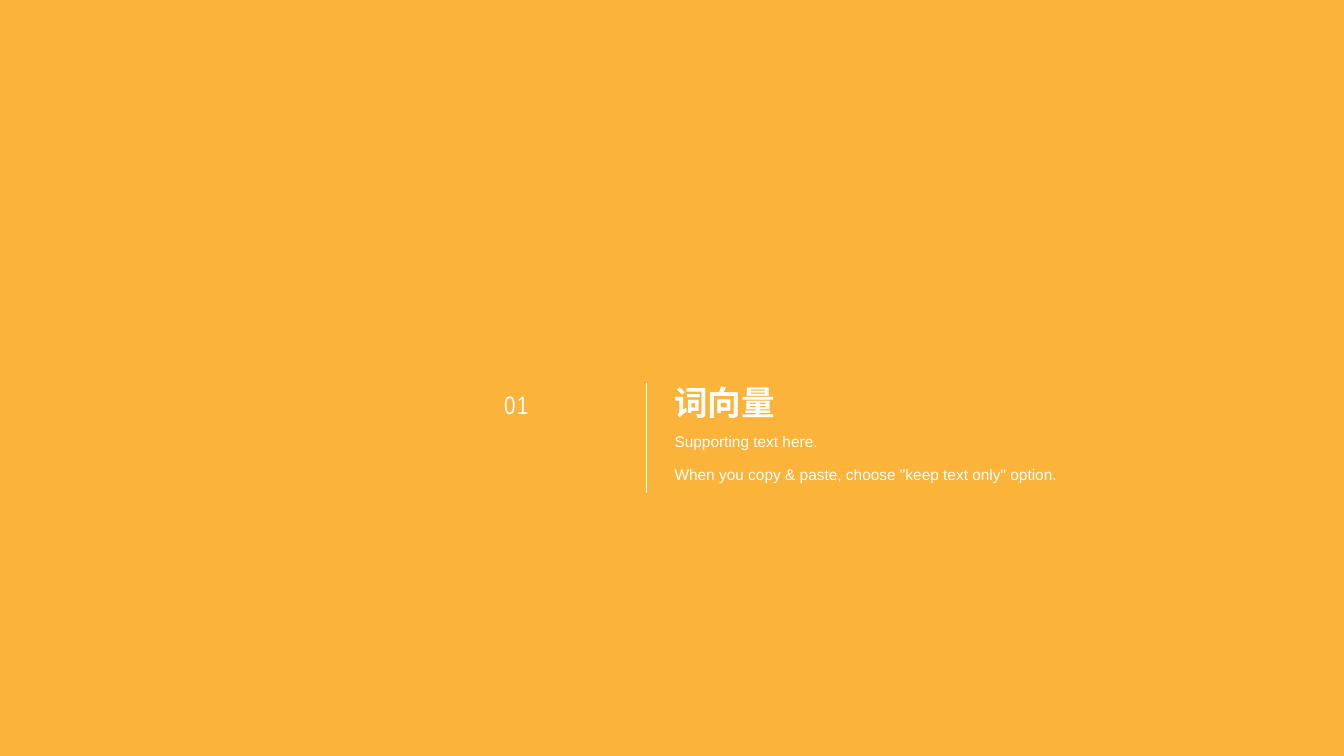
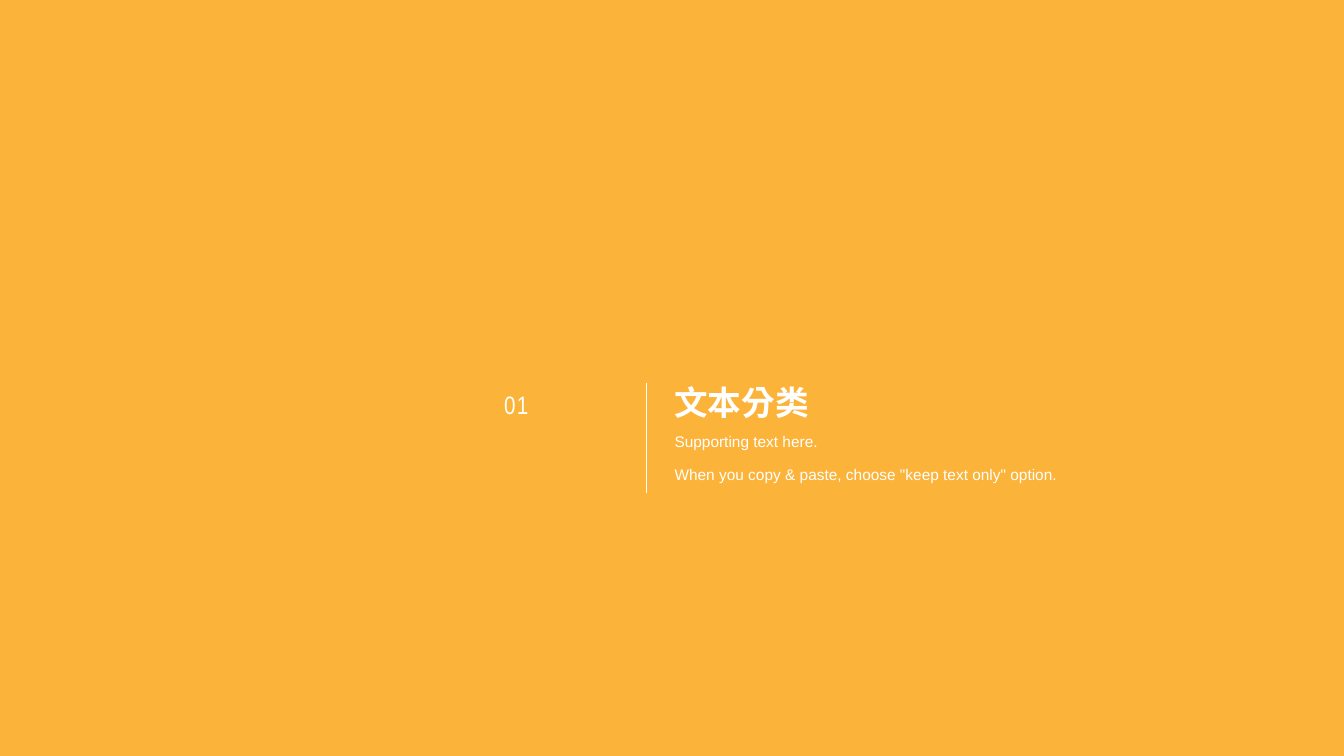
Before and after one commit to ZeweiChu/PyTorch-Course, a slide deck: slide 3 of 情感分类.pptx. Drawn at 1344x756 pixels with LibreOffice and Linux fonts; fonts in the diff are those of the drawing; background and template pictures are left out. Boxes give left, top, right and bottom in pixels: in the first picture for what was removed or moved away, otherwise in the second. Text is boxed around its words. In the diff, an @@ line names an element or a change of style, - is before the commit and + after.

```diff
--- a/情感分类.pptx
+++ b/情感分类.pptx
@@ title at bbox=[674, 386, 808, 418]: text changed @@
-词向量
+文本分类
```
Also in this commit, not shown: 9 other slides changed, 3 other files.
